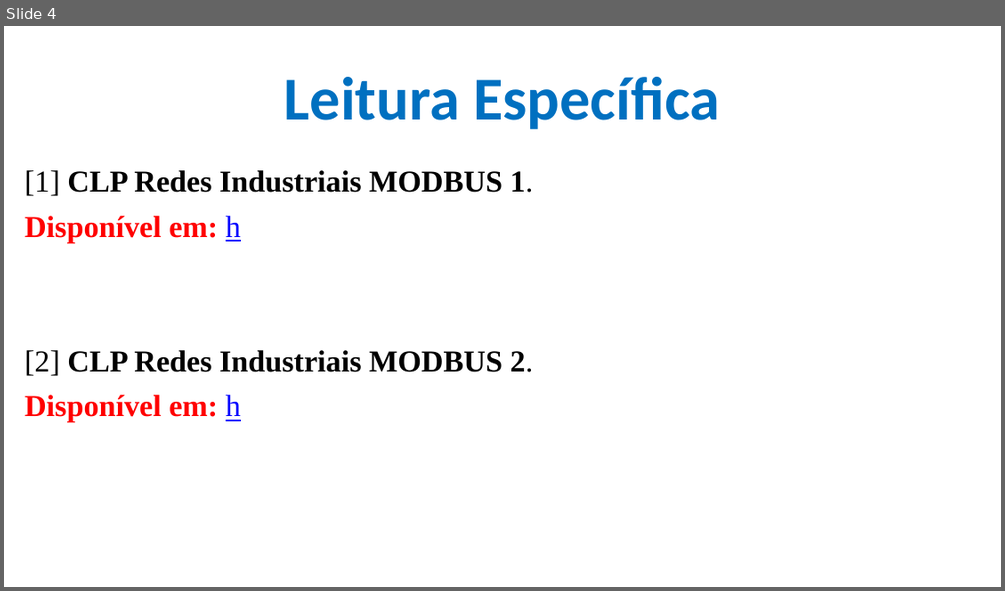
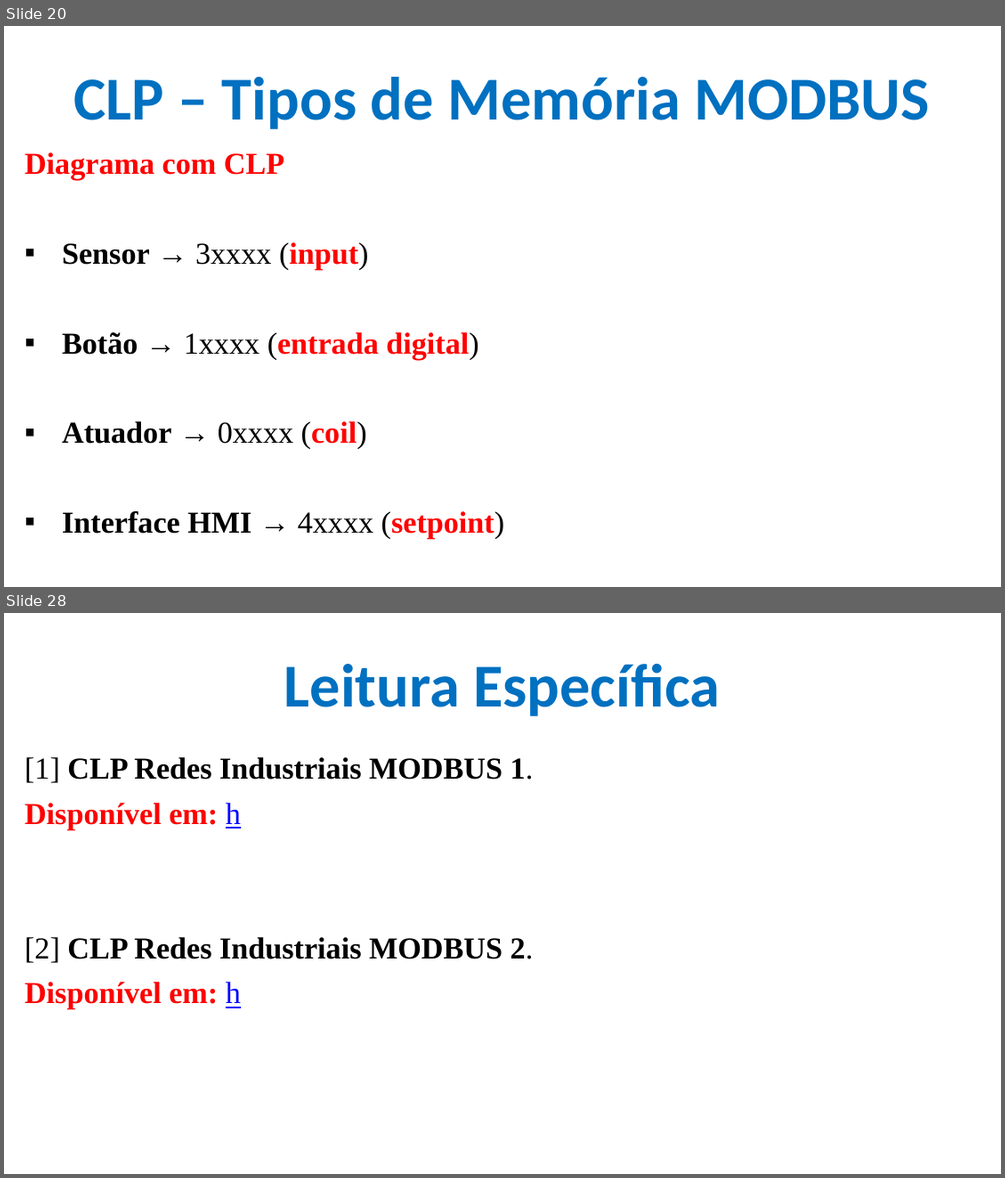
Before and after one commit to CloudEducationBrazil/WydenUniRuyControladoresLogicosProgCLP, a slide deck: 01 Classes/Aula6 - CLP - Redes Industriais MODBUS.pptx. Shown one above the other, each under a label of ours: slide 4 before the commit, slides 20 and 28 after it; the slides between them are not shown. The pictures are 1005x591 and 1005x1178 pixels, drawn with LibreOffice and Linux fonts; fonts in the diff are those of the drawing; background and template pictures are left out. Boxes give left, top, right and bottom in pixels: in the first picture for what was removed or moved away, otherwise in the second. Text is boxed around its words. In the diff, an @@ line names an element or a change of style, - is before the commit and + after.

```diff
--- a/01 Classes/Aula6 - CLP - Redes Industriais MODBUS.pptx
+++ b/01 Classes/Aula6 - CLP - Redes Industriais MODBUS.pptx
@@ slide 20 added at box(4, 26, 1001, 587), background picture (left out) @@
@@ title added at box(73, 77, 929, 129), 44 pt, text #0070C0, bold @@
+CLP – Tipos de Memória MODBUS
@@ text added at box(24, 152, 505, 539), 22 pt, text #000000, bold @@
+Diagrama com CLP
+▪ Sensor → 3xxxx (input)
+▪ Botão → 1xxxx (entrada digital)
+▪ Atuador → 0xxxx (coil)
+▪ Interface HMI → 4xxxx (setpoint)
@@ what was slide 4 is now slide 28 @@
```
Also in this commit, not shown: 2 slides changed, 23 other slides added.
